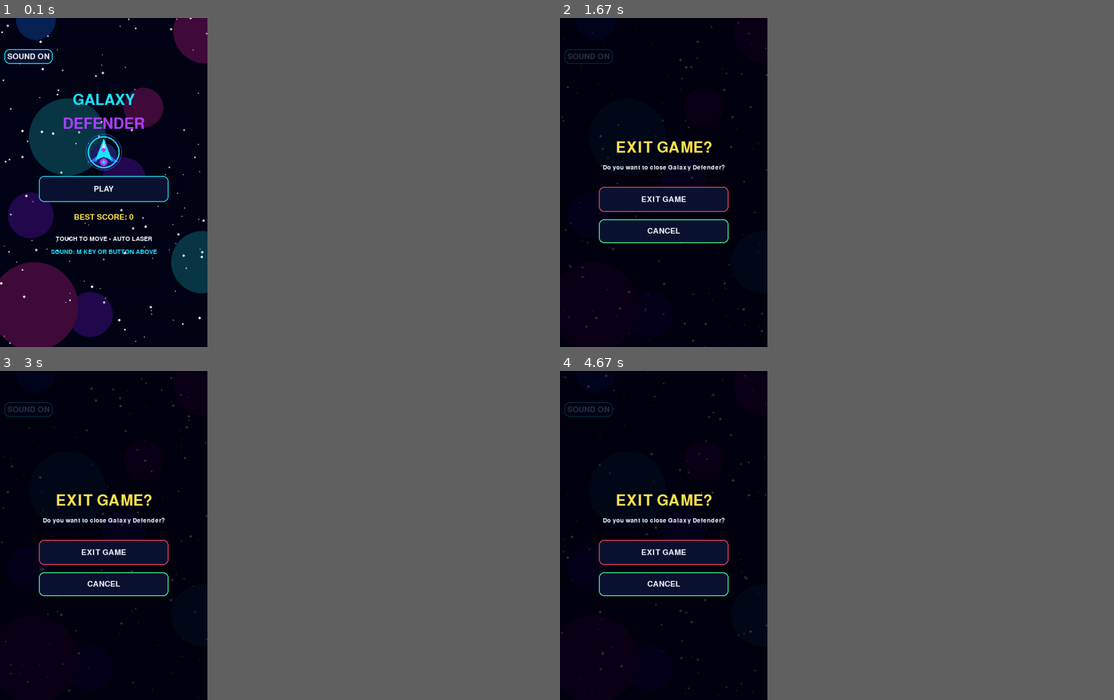
Above: before the commit, frames 1-4 (two rows, left to right).
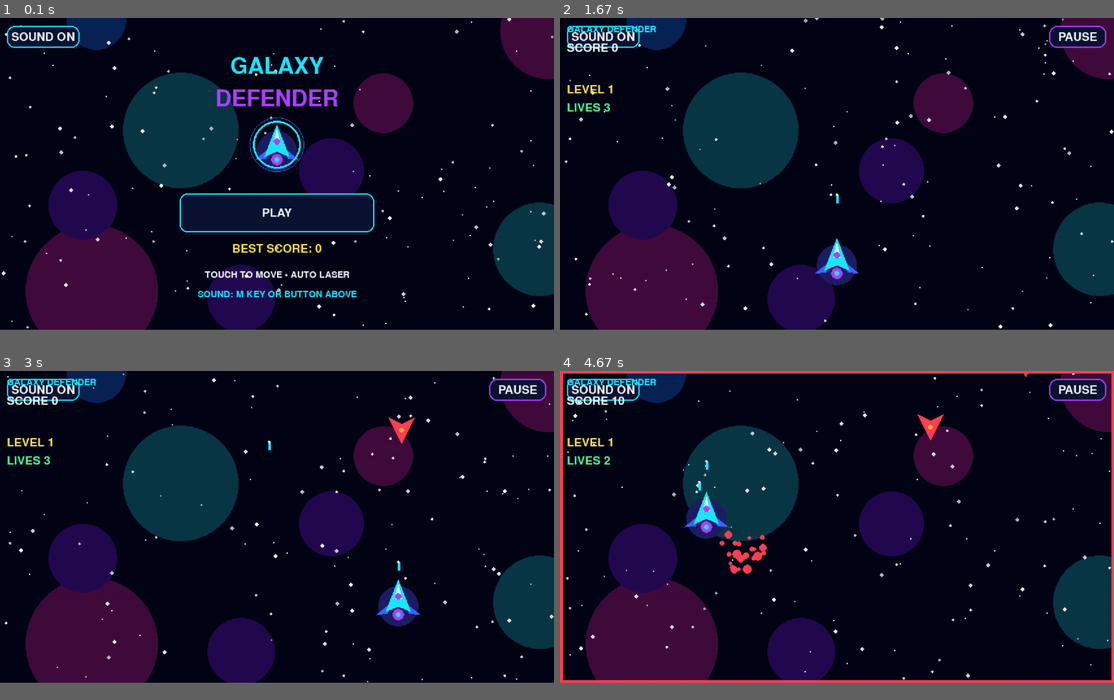
Above: after the commit, the same moments.

Repository: chaabiyoussef66-debug/galaxy-defender
Game: pygame game, started from main.py
Same seed, same stepped clock (60 frames per second), same inputs: the game is played once before the commit and once after it.
Inputs (mouse positions are in pixels of both pictures, inside the frame that each line leads up to):
- Up to frame 1 (0.1 s): no input
- Up to frame 2 (1.67 s): tap Ac Back at 0.33 s; click (665, 245) at 0.72 s; click (809, 254) at 1.05 s; tap Enter at 1.33 s
- Up to frame 3 (3 s): press the mouse at (249, 607) at 1.7 s; move the mouse to (160, 532) at 1.8 s; release the mouse at (66, 456) at 1.93 s; press the mouse at (249, 607) at 2.03 s; move the mouse to (177, 548) at 2.13 s; release the mouse at (105, 486) at 2.27 s; press the mouse at (249, 607) at 2.37 s; move the mouse to (277, 561) at 2.47 s; release the mouse at (299, 512) at 2.6 s; press the mouse at (249, 607) at 2.7 s; move the mouse to (365, 601) at 2.8 s; release the mouse at (476, 598) at 2.93 s
- Up to frame 4 (4.67 s): press the mouse at (809, 607) at 3.03 s; move the mouse to (764, 538) at 3.13 s; release the mouse at (715, 469) at 3.27 s; press the mouse at (809, 607) at 3.37 s; move the mouse to (798, 561) at 3.47 s; release the mouse at (781, 515) at 3.6 s; press the mouse at (809, 607) at 3.7 s; move the mouse to (770, 528) at 3.8 s; release the mouse at (731, 453) at 3.93 s; press the mouse at (809, 607) at 4.03 s; move the mouse to (726, 621) at 4.13 s; release the mouse at (643, 637) at 4.27 s; press the mouse at (809, 607) at 4.37 s; move the mouse to (731, 535) at 4.47 s; release the mouse at (654, 463) at 4.6 s
In our replay, the window is 337x534 before the commit and 900x506 after it. These sizes can differ from the game's own. Grey fills any space a smaller window leaves; there, only what the larger window draws over its background counts as a difference.

The runs differ from the first frame. In frame 1, 40% of the frame differs, in the area x 0-100%, y 0-100%; in frame 2, 29%; in frame 3, 29%; in frame 4, 31%.

Commit message:
Implement responsive fullscreen landscape layout for Galaxy Defender 2.4

Diff:
--- a/main.py
+++ b/main.py
@@ -67,9 +67,16 @@
 except Exception:
     AUDIO = False
 
-W, H = 480, 760
-screen = pygame.display.set_mode((W, H))
 pygame.display.set_caption("GALAXY DEFENDER ULTIMATE V2")
+display_info = pygame.display.Info()
+display_w = max(1, display_info.current_w or 854)
+display_h = max(1, display_info.current_h or 480)
+display_surface = pygame.display.set_mode((display_w, display_h), pygame.FULLSCREEN)
+# Render on a landscape canvas matching the device aspect ratio. This keeps
+# circles, fonts and sprites proportional while using the complete display.
+H = 480
+W = max(760, int(round(H * display_w / display_h)))
+screen = pygame.Surface((W, H)).convert()
 clock = pygame.time.Clock()
 
 BLACK = (3, 5, 22)
@@ -269,13 +276,14 @@
 state = MENU
 touching = False
 touch_pos = (W / 2, H - 100)
-sound_button = pygame.Rect(10, 72, 112, 34)
-pause_button = pygame.Rect(W - 100, 72, 88, 34)
-play_button = pygame.Rect(90, 365, 300, 60)
-resume_button = pygame.Rect(90, 355, 300, 55)
-menu_button = pygame.Rect(90, 425, 300, 55)
-exit_button = pygame.Rect(90, 390, 300, 58)
-cancel_exit_button = pygame.Rect(90, 465, 300, 55)
+button_x = W // 2 - 150
+sound_button = pygame.Rect(10, 12, 112, 34)
+pause_button = pygame.Rect(W - 100, 12, 88, 34)
+play_button = pygame.Rect(button_x, 270, 300, 60)
+resume_button = pygame.Rect(button_x, 225, 300, 55)
+menu_button = pygame.Rect(button_x, 295, 300, 55)
+exit_button = pygame.Rect(button_x, 255, 300, 58)
+cancel_exit_button = pygame.Rect(button_x, 325, 300, 55)
 
 reset_game()
 running = True
@@ -308,7 +316,7 @@
                 sound_on = not sound_on
 
         elif event.type == pygame.MOUSEBUTTONDOWN:
-            pos = event.pos
+            pos = (int(event.pos[0] * W / display_w), int(event.pos[1] * H / display_h))
 
             if sound_button.collidepoint(pos):
                 sound_on = not sound_on
@@ -346,7 +354,7 @@
 
         elif event.type == pygame.MOUSEMOTION:
             if touching:
-                touch_pos = event.pos
+                touch_pos = (int(event.pos[0] * W / display_w), int(event.pos[1] * H / display_h))
 
         elif event.type == pygame.MOUSEBUTTONUP:
             touching = False
@@ -644,26 +652,26 @@
 
     # Menus
     if state == MENU:
-        text("GALAXY", big, CYAN, W / 2, 190, True)
-        text("DEFENDER", big, PURPLE, W / 2, 245, True)
-        draw_ship(W / 2, 310, True)
+        text("GALAXY", big, CYAN, W / 2, 75, True)
+        text("DEFENDER", big, PURPLE, W / 2, 125, True)
+        draw_ship(W / 2, 195, True)
         draw_button(play_button, "PLAY", CYAN)
         text("BEST SCORE: " + str(best_score),
-             font, YELLOW, W / 2, 460, True)
+             font, YELLOW, W / 2, 355, True)
         text("TOUCH TO MOVE • AUTO LASER",
-             small, WHITE, W / 2, 510, True)
+             small, WHITE, W / 2, 395, True)
         text("SOUND: M KEY OR BUTTON ABOVE",
-             small, CYAN, W / 2, 540, True)
+             small, CYAN, W / 2, 425, True)
 
     elif state == PAUSE:
-        text("PAUSED", big, CYAN, W / 2, 265, True)
+        text("PAUSED", big, CYAN, W / 2, 165, True)
         draw_button(resume_button, "RESUME", GREEN)
         draw_button(menu_button, "MAIN MENU", PURPLE)
 
     elif state == OVER:
-        text("GAME OVER", big, RED, W / 2, 260, True)
-        text("SCORE: " + str(score), font, WHITE, W / 2, 320, True)
-        text("BEST: " + str(best_score), font, YELLOW, W / 2, 350, True)
+        text("GAME OVER", big, RED, W / 2, 115, True)
+        text("SCORE: " + str(score), font, WHITE, W / 2, 165, True)
+        text("BEST: " + str(best_score), font, YELLOW, W / 2, 195, True)
         draw_button(play_button, "PLAY AGAIN", CYAN)
         draw_button(menu_button, "MAIN MENU", PURPLE)
 
@@ -672,11 +680,13 @@
         overlay = pygame.Surface((W, H), pygame.SRCALPHA)
         overlay.fill((0, 0, 15, 205))
         screen.blit(overlay, (0, 0))
-        text("EXIT GAME?", big, YELLOW, W / 2, 300, True)
-        text("Do you want to close Galaxy Defender?", small, WHITE, W / 2, 345, True)
+        text("EXIT GAME?", big, YELLOW, W / 2, 185, True)
+        text("Do you want to close Galaxy Defender?", small, WHITE, W / 2, 225, True)
         draw_button(exit_button, "EXIT GAME", RED)
         draw_button(cancel_exit_button, "CANCEL", GREEN)
 
+    scaled_frame = pygame.transform.scale(screen, display_surface.get_size())
+    display_surface.blit(scaled_frame, (0, 0))
     pygame.display.flip()
 
 pygame.quit()
